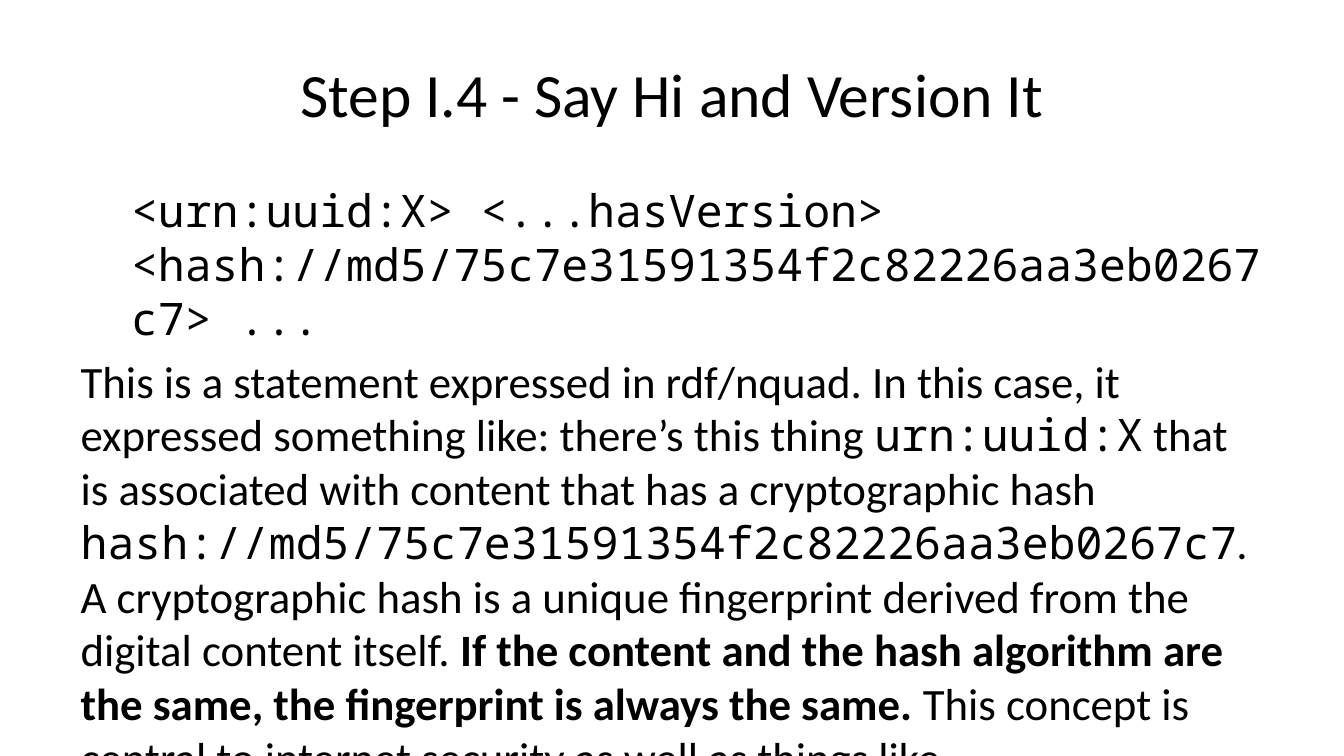
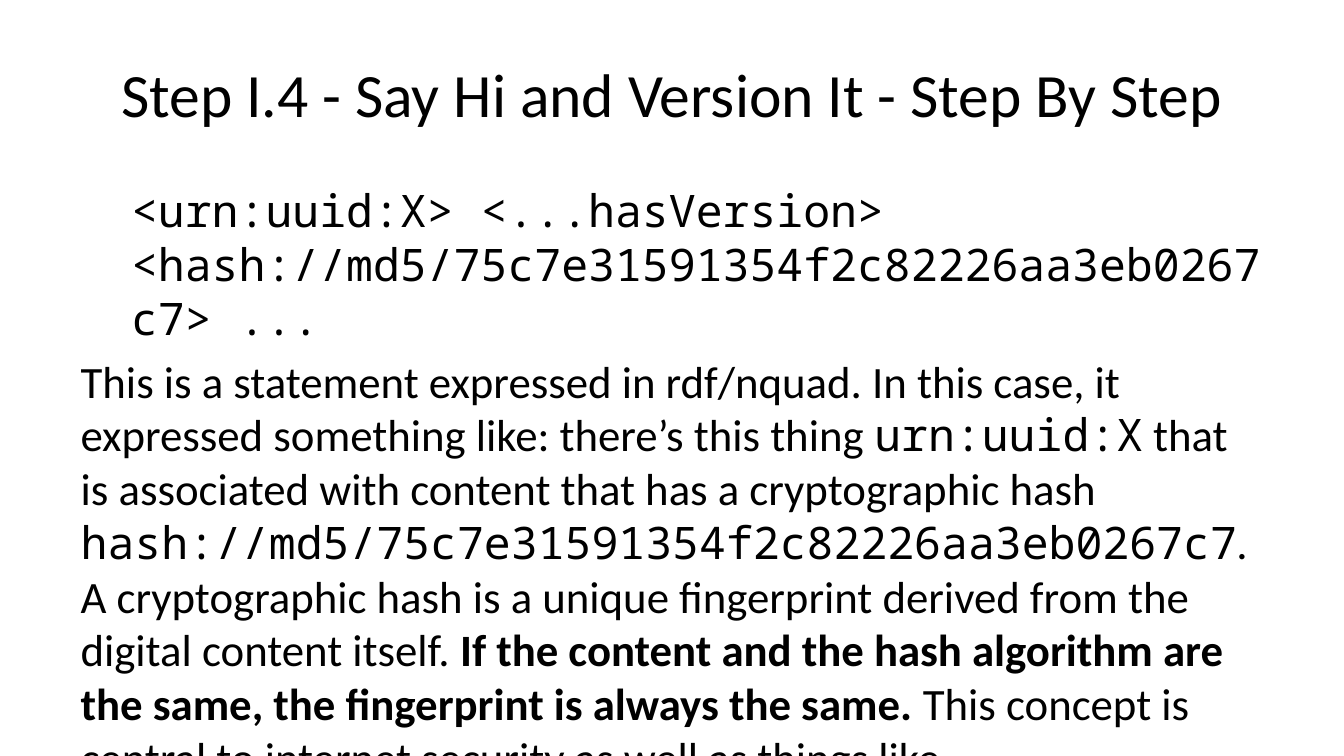
Before and after one commit to bat-literature/bat-literature.github.io, a slide deck: slide 14 of workshop.pptx. Drawn at 1344x756 pixels with LibreOffice and Linux fonts; fonts in the diff are those of the drawing. Boxes give left, top, right and bottom in pixels: in the first picture for what was removed or moved away, otherwise in the second. Text is boxed around its words. In the diff, an @@ line names an element or a change of style, - is before the commit and + after.

```diff
--- a/workshop.pptx
+++ b/workshop.pptx
@@ title at (121,74,1221,127): text changed @@
-Step I.4 - Say Hi and Version It
+Step I.4 - Say Hi and Version It - Step By Step
```
Also in this commit, not shown: 7 other slides changed, 3 other files.
